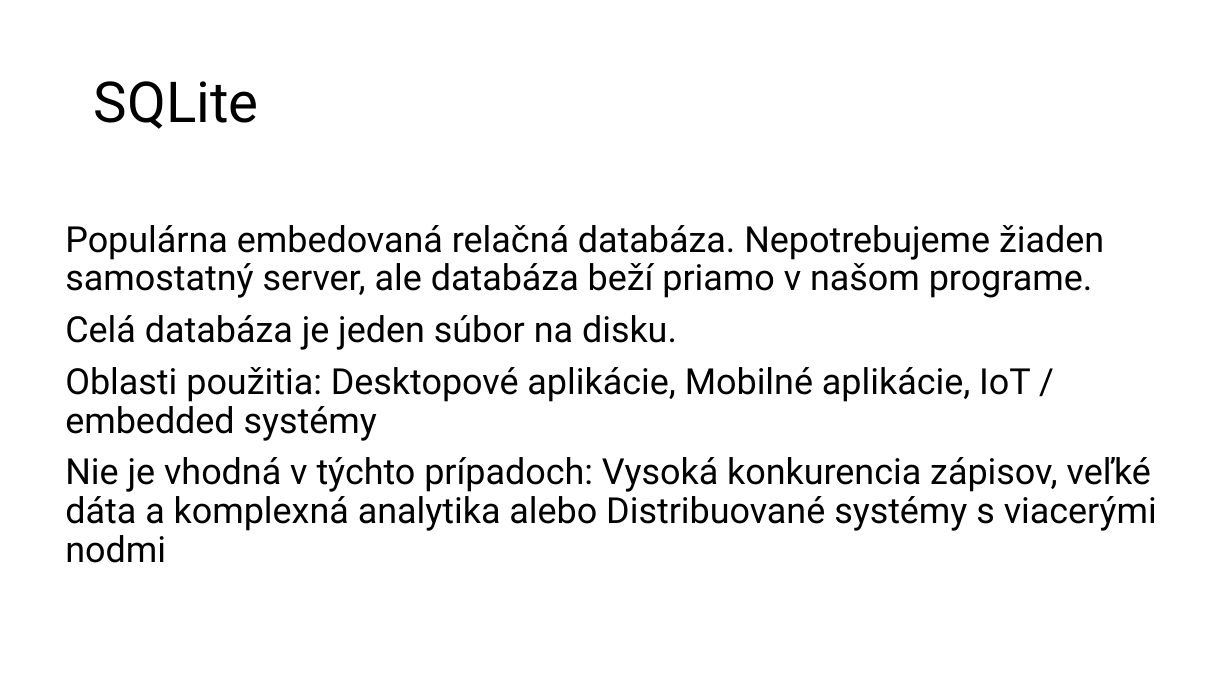
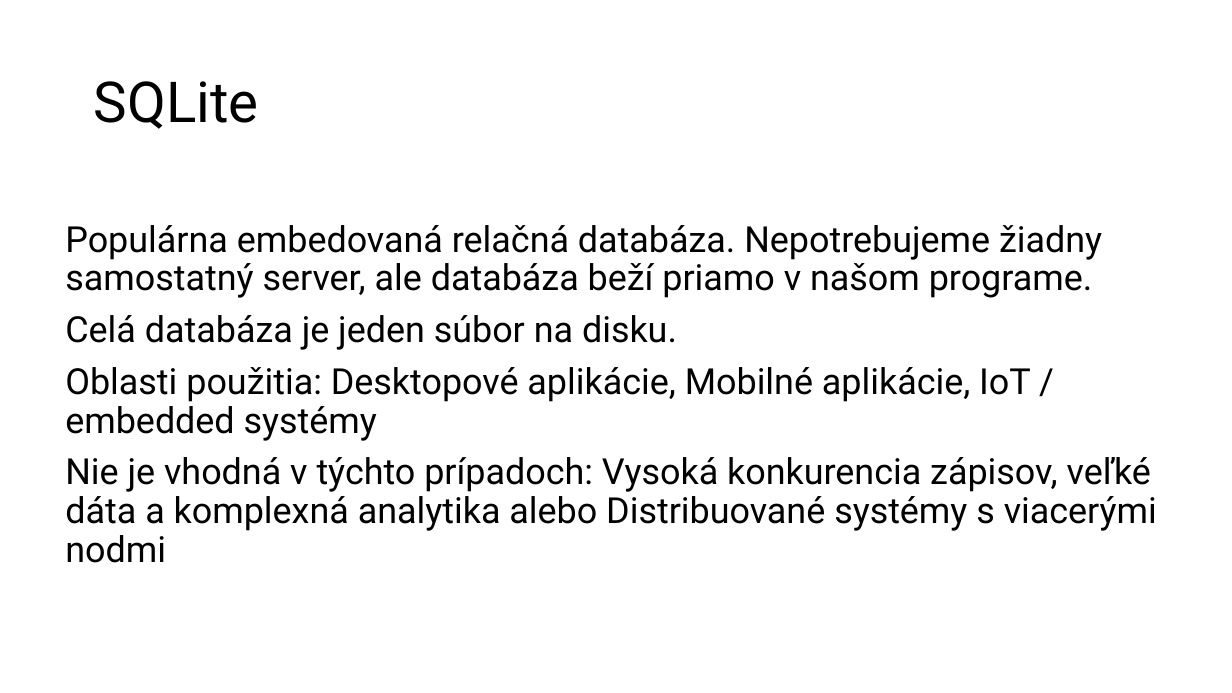
Before and after one commit to wagjo/oop, a slide deck: slide 16 of prezentacie/t27w.pptx. Drawn at 1232x693 pixels with LibreOffice and Linux fonts; fonts in the diff are those of the drawing. Boxes give left, top, right and bottom in pixels: in the first picture for what was removed or moved away, otherwise in the second. Text is boxed around its words. In the diff, an @@ line names an element or a change of style, - is before the commit and + after.

Commit message:
Slovak grammar: t27w.pptx

```diff
--- a/prezentacie/t27w.pptx
+++ b/prezentacie/t27w.pptx
@@ text at (65, 225, 1102, 298): text changed @@
-Populárna embedovaná relačná databáza. Nepotrebujeme žiaden samostatný server, ale databáza beží priamo v našom programe.
+Populárna embedovaná relačná databáza. Nepotrebujeme žiadny samostatný server, ale databáza beží priamo v našom programe.
```
